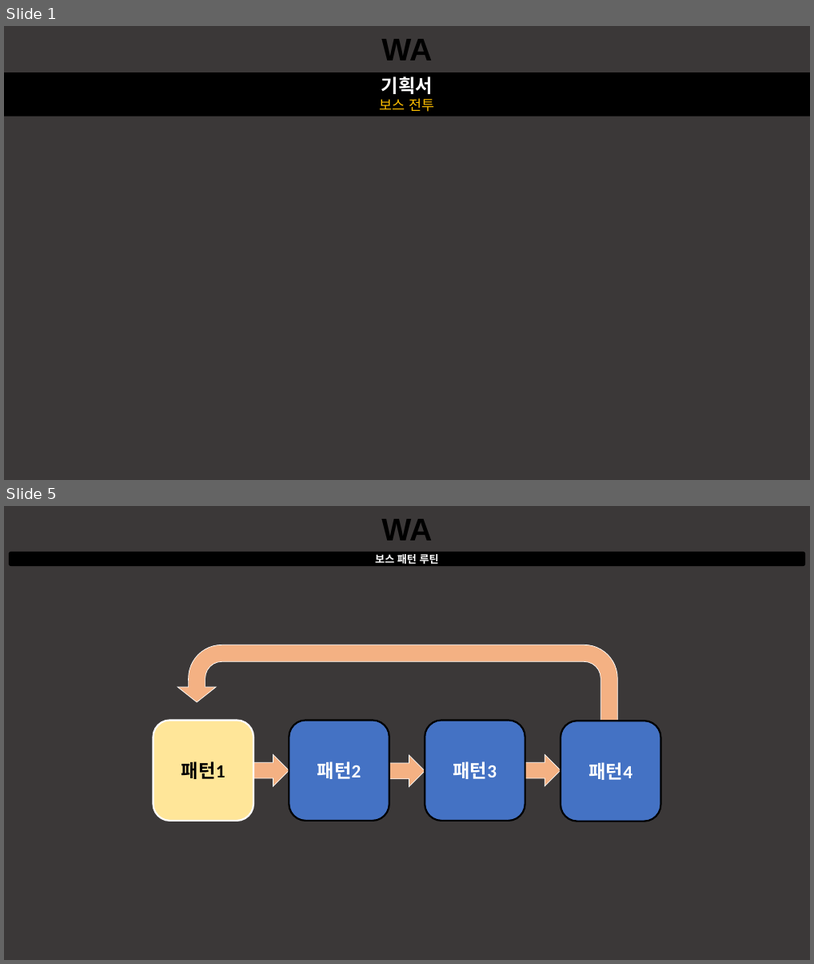
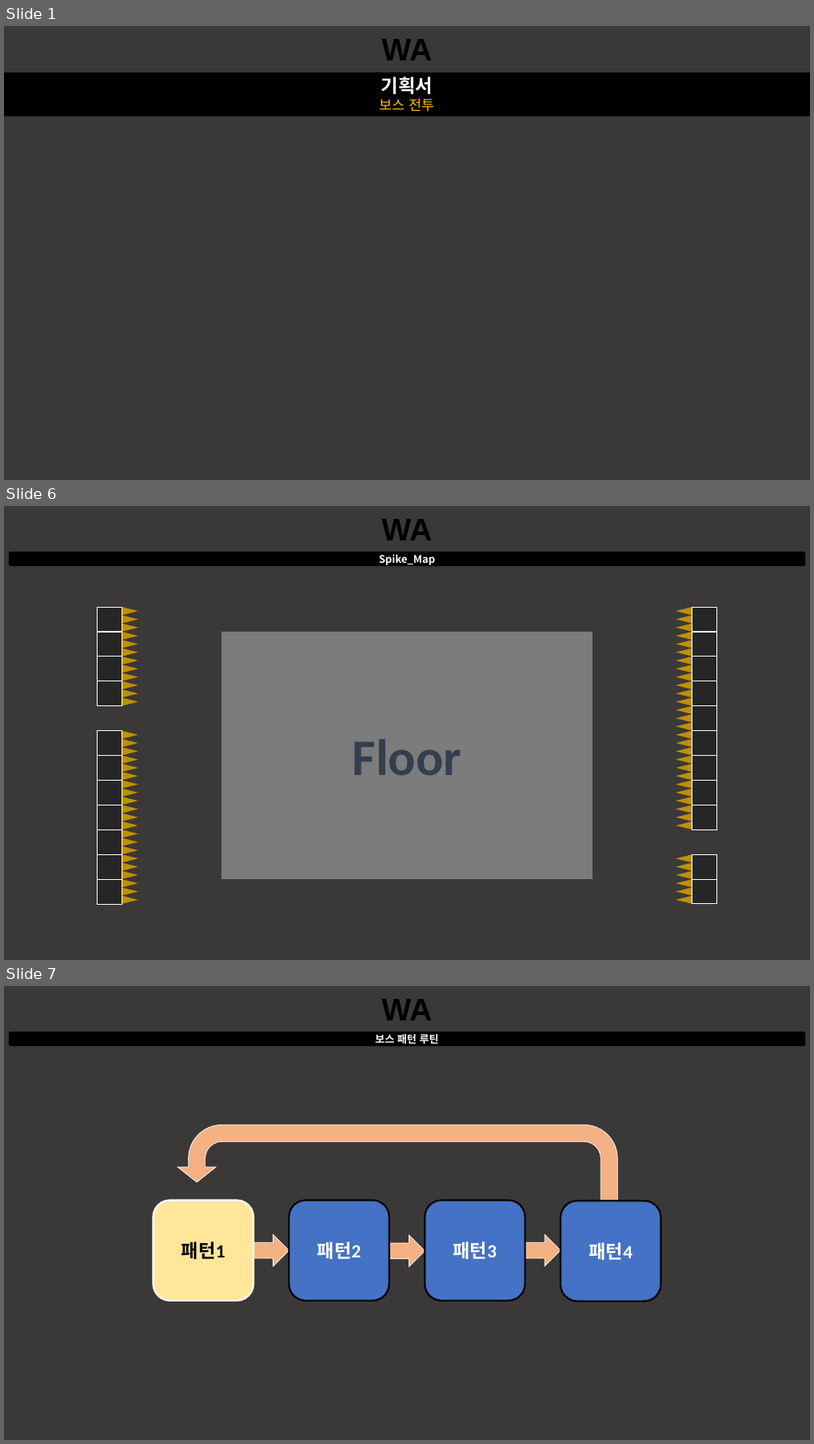
Before and after one commit to taeseongeom/WA, a slide deck: 기획서/문서/보스 기획서.pptx. Shown one above the other, each under a label of ours: slides 1 and 5 before the commit, slides 1, 6 and 7 after it; the slides between them are not shown. The pictures are 814x964 and 814x1444 pixels, drawn with LibreOffice and Linux fonts; fonts in the diff are those of the drawing. Boxes give left, top, right and bottom in pixels: in the first picture for what was removed or moved away, otherwise in the second. Text is boxed around its words. In the diff, an @@ line names an element or a change of style, - is before the commit and + after.

```diff
--- a/기획서/문서/보스 기획서.pptx
+++ b/기획서/문서/보스 기획서.pptx
@@ slide 6 added at bbox=[4, 506, 810, 960], background #3B3838 @@
@@ text added at bbox=[382, 519, 432, 540], 54 pt, text #000000, bold @@
+WA
@@ rounded rectangle added at bbox=[9, 552, 806, 566], fill #000000, 18 pt, text #FFFFFF, bold @@
+Spike_Map
@@ rectangle added at bbox=[222, 632, 593, 879], fill #7C7C7C, 88 pt, text #333F50, bold @@
+Floor
@@ group added at bbox=[97, 607, 138, 904]: 33 triangles, 11 rectangles @@
@@ group added at bbox=[676, 607, 718, 904]: 33 triangles, 11 rectangles @@
@@ what was slide 5 is now slide 7 @@
```
Also in this commit, not shown: 6 slides changed, 2 other slides added, 4 other files.
